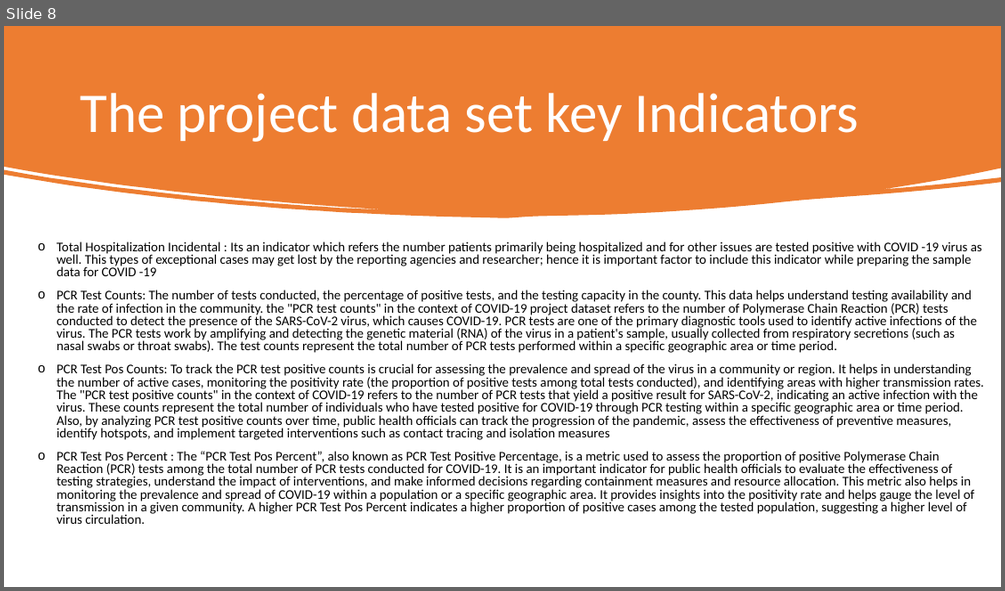
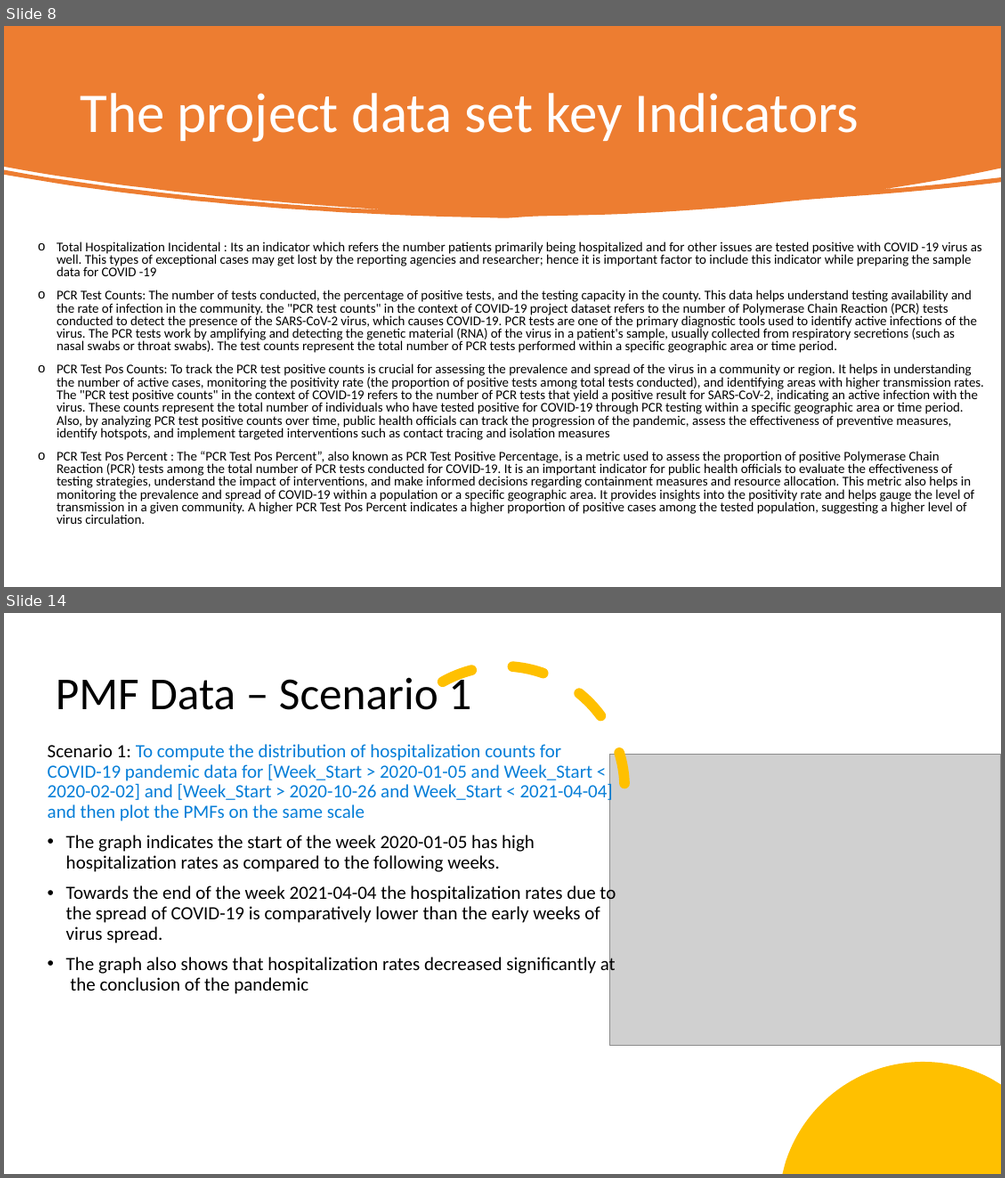
Before and after one commit to santoshgithub100/DSC530_TermEndProject, a slide deck: DC530 Term End Project.pptx. Shown one above the other, each under a label of ours: slide 8 before the commit, slides 8 and 14 after it; the slides between them are not shown. The pictures are 1005x591 and 1005x1178 pixels, drawn with LibreOffice and Linux fonts; fonts in the diff are those of the drawing; grey boxes stand for pictures. Boxes give left, top, right and bottom in pixels: in the first picture for what was removed or moved away, otherwise in the second. Text is boxed around its words. In the diff, an @@ line names an element or a change of style, - is before the commit and + after.

```diff
--- a/DC530 Term End Project.pptx
+++ b/DC530 Term End Project.pptx
@@ slide 14 added at (x1=4, y1=613, x2=1001, y2=1174), background #FFFFFF @@
@@ title added at (x1=56, y1=672, x2=471, y2=710), 44 pt, text #000000 @@
+PMF Data – Scenario 1
@@ arc (boxed as its full ellipse) added at (x1=380, y1=666, x2=624, y2=910), outline #FFC000 10 pt dashed @@
@@ text added at (x1=48, y1=744, x2=615, y2=994), 18 pt, text #000000 @@
+Scenario 1: To compute the distribution of hospitalization counts for COVID-19 pandemic data for [Week_Start > 2020-01-05 and Week_Start < 2020-02-02] and [Week_Start > 2020-10-26 and Week_Start < 2021-04-04] and then plot the PMFs on the same scale
+• The graph indicates the start of the week 2020-01-05 has high hospitalization rates as compared to the following weeks.
+• Towards the end of the week 2021-04-04 the hospitalization rates due to the spread of COVID-19 is comparatively lower than the early weeks of virus spread.
+• The graph also shows that hospitalization rates decreased significantly at the conclusion of the pandemic
@@ picture added at (x1=610, y1=755, x2=1000, y2=1046) @@
@@ freeform shape added at (x1=783, y1=1062, x2=1001, y2=1174), fill #FFC000 @@
```
Also in this commit, not shown: 7 slides changed, 7 other slides added, 1 slide removed.
